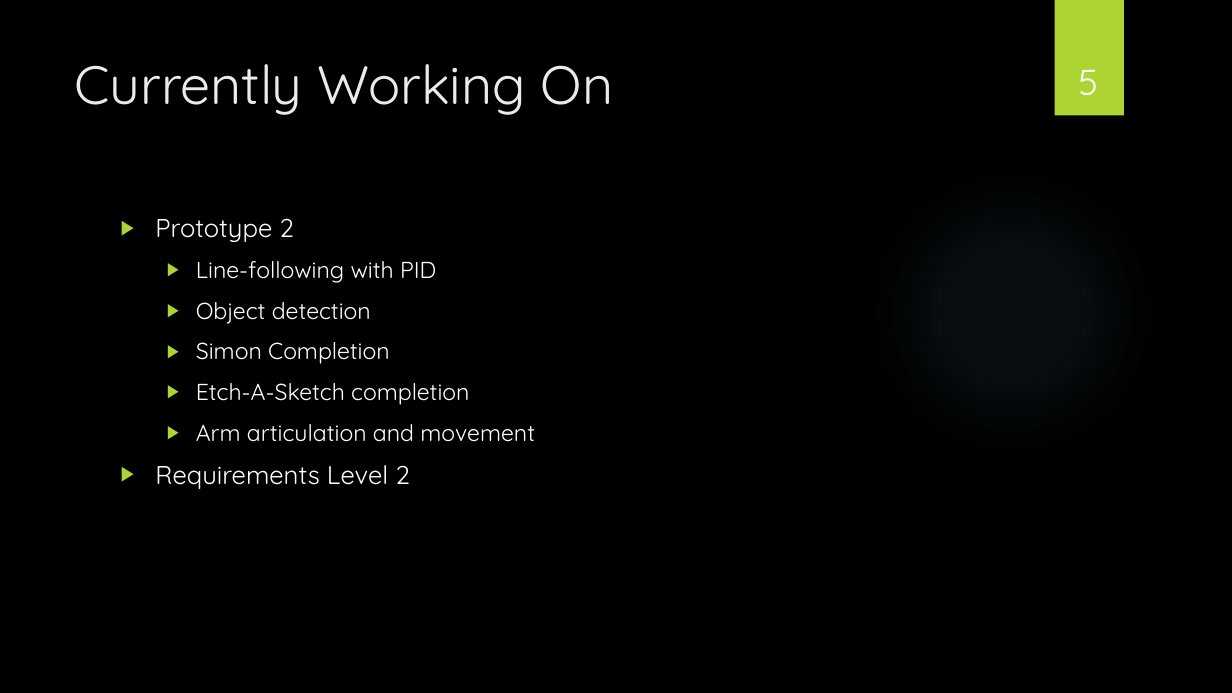
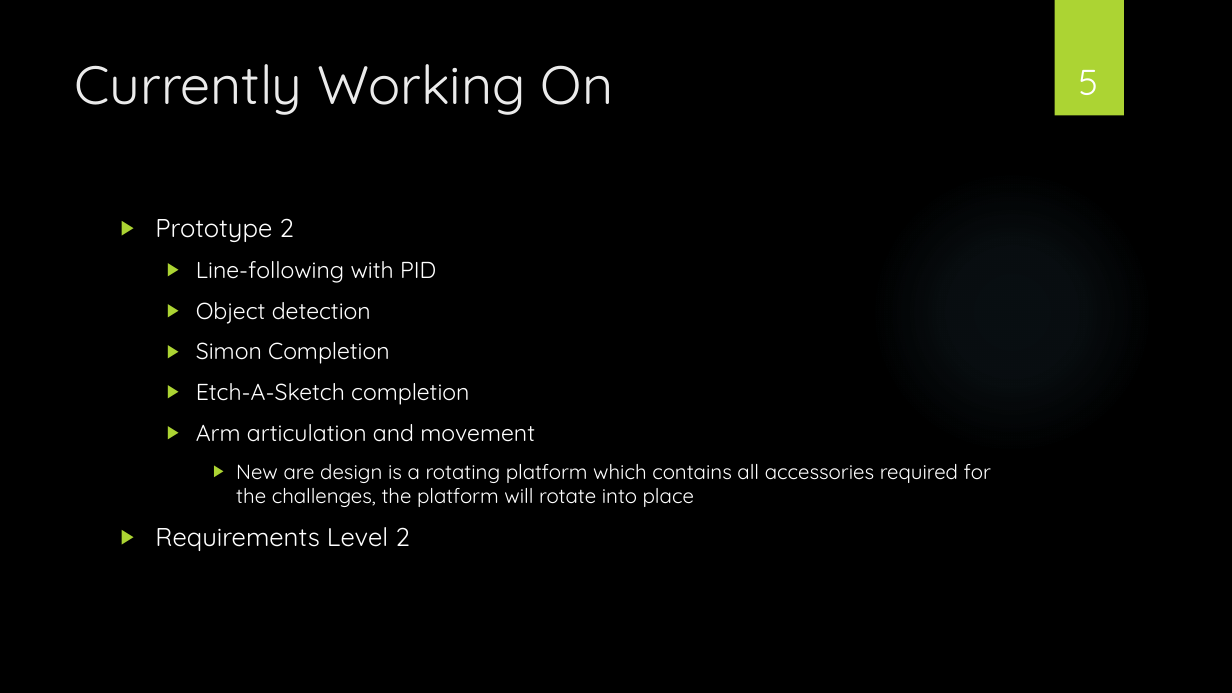
Before and after one commit to powellb1/CapStone, a slide deck: slide 5 of Documentation/Class Presentations/Are We There Yet Progress Report 6.pptx. Drawn at 1232x693 pixels with LibreOffice and Linux fonts; fonts in the diff are those of the drawing; background and template pictures are left out. Boxes give left, top, right and bottom in pixels: in the first picture for what was removed or moved away, otherwise in the second. Text is boxed around its words. In the diff, an @@ line names an element or a change of style, - is before the commit and + after.

```diff
--- a/Documentation/Class Presentations/Are We There Yet Progress Report 6.pptx
+++ b/Documentation/Class Presentations/Are We There Yet Progress Report 6.pptx
@@ text at box(236, 464, 991, 507): paragraph added @@
+    ▶ New are design is a rotating platform which contains all accessories required for the challenges, the platform will rotate into place
```
Also in this commit, not shown: 2 other slides changed.
